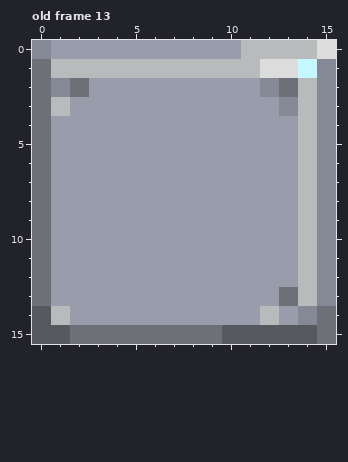
Two states of a pixel-art file, 1x1.aseprite. Above, as it was before the edit.
16x16 pixels, 163 frames. Pixels under 10% opacity are left out. Colours within 5 levels of each other are drawn and written as one. Shown: old frame 13. The commit also changed other frames, which this record leaves out.
After:
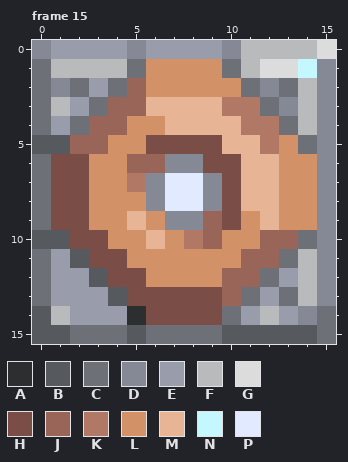
Palette (. is transparent): A #2d2e30  B #56595d  C #6d7077  D #858995  E #999dab  F #b8babb  G #dcdcdc  H #7a4e47  J #986558  K #b07865  L #d39167  M #e7b595  N #c4f7ff  P #e1eaff
A new or re-ordered frame is compared with the old frame closest to it.
Edits made:
frames 163 -> 167
--- frame 15 is new; against old frame 13, layers "Layer 3", "Layer 2"
@@ x 0..15 @@
- 0 DEEEEEEEEEEFFFFG
- 1 CFFFFFFFFFFFGGND
- 2 CDCEEEEEEEEEDCFD
- 3 CFEEEEEEEEEEEDFD
- 4 CEEEEEEEEEEEEEFD
- 5 CEEEEEEEEEEEEEFD
- 6 CEEEEEEEEEEEEEFD
- 7 CEEEEEEEEEEEEEFD
- 8 CEEEEEEEEEEEEEFD
- 9 CEEEEEEEEEEEEEFD
-10 CEEEEEEEEEEEEEFD
-11 CEEEEEEEEEEEEEFD
-12 CEEEEEEEEEEEEEFD
-13 CEEEEEEEEEEEECFD
-14 BFEEEEEEEEEEFEDC
-15 BBCCCCCCCCBBBBBC
+ 0 DEEEEDEEEEDFFFFG
+ 1 CFFFFCLLLLCFGGND
+ 2 CDCECJLLLLLCDCFD
+ 3 CFECJJMMMMKKCDFD
+ 4 CECJJLLMMMMKKCFD
+ 5 BBJJLLHHHHMMKLCD
+ 6 CHHLLJJDDHHMMLLD
+ 7 CHHLLKDPPDHMMLLD
+ 8 CHHLLLDPPDHMMLLD
+ 9 CHHLLMLDDJHLMLLD
+10 BBHHLLMLKJLLJJCD
+11 CEBHHLLLLLLJJCFD
+12 CEEBHHLLLLJJCEFD
+13 CEEEBHHHHHJCECFD
+14 BFEEEAHHHHCEFEDC
+15 BBCCCBCCCCBBBBBC
Boxes around the changes in both pictures, in picture pixels (x1, y1, x2, y2):
changed: (32, 40, 317, 344)
